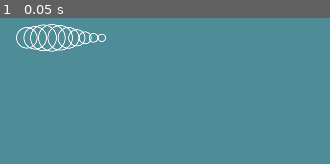
Above: before the commit, frame 1.
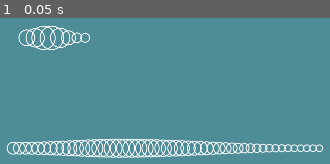
Above: after the commit, the same moment.

Repository: Dowsley/procedural-vivarium
Game: Godot game, scene res://src/game.tscn
The game is run twice, just before and just after one commit, with the same random seed, the same clock (stepped at 60 frames per second) and the same inputs.
Inputs:
- Up to frame 1 (0.05 s): no input

The runs differ from the first frame. In frame 1, 7.5% of the frame differs, in the area x 2-98%, y 4-96%.

Commit message:
Add multiple Kois

Diff:
--- a/src/game.tscn
+++ b/src/game.tscn
@@ -3,13 +3,19 @@
 [ext_resource type="PackedScene" uid="uid://cbr76dv68oqtt" path="res://src/koi.tscn" id="1_i28ue"]
 
 [sub_resource type="Curve" id="Curve_5kr7r"]
-_data = [Vector2(0, 0.615385), 0.0, 0.0, 0, 0, Vector2(0.294737, 0.802198), 0.0, 0.0, 0, 0, Vector2(1, 0.21978), 0.0, 0.0, 0, 0]
+_data = [Vector2(0.0263158, 0.472527), 0.0, 0.0, 0, 0, Vector2(0.347368, 0.725275), 0.0, 0.0, 0, 0, Vector2(0.947368, 0.263736), 0.0, 0.0, 0, 0]
 point_count = 3
 
 [node name="Game" type="Node2D"]
 
 [node name="Koi" parent="." instance=ExtResource("1_i28ue")]
 position = Vector2(734, 542)
-num_segments = 10
+num_segments = 8
 radius = 40
 size_curve = SubResource("Curve_5kr7r")
+
+[node name="Koi2" parent="." instance=ExtResource("1_i28ue")]
+position = Vector2(701, 807)
+num_segments = 50
+radius = 30
+size_curve = SubResource("Curve_5kr7r")
